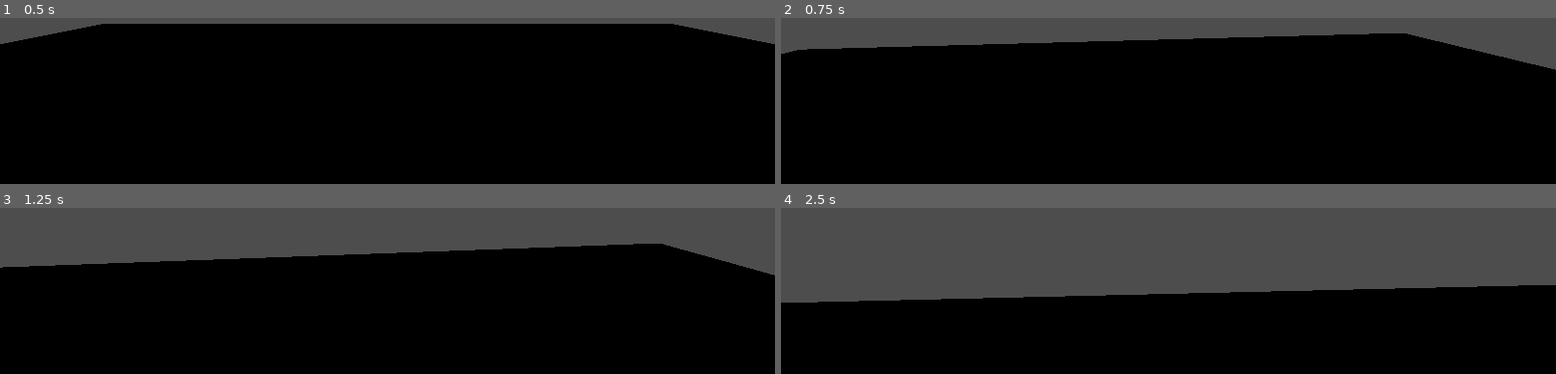
Above: before the commit, frames 1-4 (two rows, left to right).
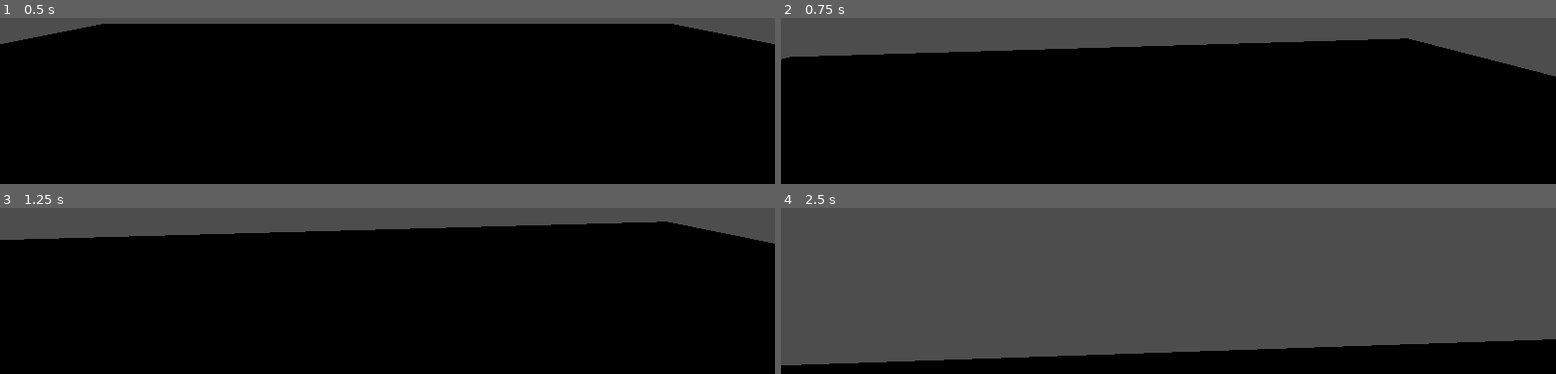
Above: after the commit, the same moments.

Repository: Volentie/The-Fractured-Codex
Game: Godot game, scene res://Scenes/main.tscn
The game is run twice, just before and just after one commit, with the same random seed, the same clock (stepped at 60 frames per second) and the same inputs.
Inputs (mouse positions are in pixels of both pictures, inside the frame that each line leads up to):
- Up to frame 1 (0.5 s): no input
- Up to frame 2 (0.75 s): tap Enter at 0.5 s; move the mouse to (outside the picture) at 0.52 s; hold W (move_forward) from 0.53 s (still down); tap Space (action_jump) at 0.6 s
- Up to frame 3 (1.25 s): keep holding W (move_forward); tap Space (action_jump) at 0.77, 1.07 s
- Up to frame 4 (2.5 s): keep holding W (move_forward); move the mouse to (outside the picture) at 1.27 s; tap Shift (speedmode_run) at 1.35 s; tap Space (action_jump) at 1.52, 1.55, 1.82, 2.1 s; move the mouse to (outside the picture) at 2.02 s

Frame 1 is identical in both runs. In frame 2, 3.7% of the frame differs, in the area x 0-100%, y 9-36%; in frame 3, 15%; in frame 4, 35%, in the area x 0-100%, y 46-95%.

Commit message:
✨Improve player movement: enhance ground and air control, adjust jump mechanics

Diff:
--- a/Scripts/Core/state_machine.gd
+++ b/Scripts/Core/state_machine.gd
@@ -16,4 +16,6 @@
 		current_state.enter()
 
 func get_cur_state_name() -> String:
-	return current_state.name
+	if current_state:
+		return current_state.name
+	return ""
--- a/Scripts/Dynamic/player.gd
+++ b/Scripts/Dynamic/player.gd
@@ -18,7 +18,6 @@
 const walk_speed: float = 3.0
 const jump_scale: float = 2.5
 const gravity_scale: float = 9.8
-const acceleration: float = 10.0
 
 # Variables
 var speed: float = walk_speed
@@ -79,17 +78,27 @@
 	if Input.is_action_just_released("speedmode_run"):
 		speed_mode.switch("Walk")
 
-	# Apply gravity and limit speed
-	if !is_on_floor():
-		velocity.y -= gravity_scale * delta
+	var dir_force: Vector3 = direction * speed
+	var force = Vector3(dir_force.x, velocity.y, dir_force.z)
 
-	# Move
-	var force = direction.normalized() * speed
-	velocity = lerp(velocity, Vector3(force.x, velocity.y, force.z), acceleration * delta)
+	# Ground logic
+	if is_on_floor():
+		# Handle ground movement
+		# If the player is moving, lerp faster to the new velocity
+		if direction.length() > 0:
+			velocity = lerp(velocity, force, 0.9)
+		# If not, lerp slower to 0
+		else:
+			velocity = lerp(velocity, force, 0.2)
 
-	# Jump
-	if is_on_floor() and Input.is_action_just_pressed("action_jump"):
-		velocity.y += (jump_scale * 100) * delta
+		# Jump
+		if Input.is_action_just_pressed("action_jump"):
+			velocity.y += (jump_scale * 150) * delta
+	else:
+		# Handle air movement (more like gliding)
+		velocity = lerp(velocity, force, 0.1)
+		# Apply gravity
+		velocity.y -= (gravity_scale * 2.5) * delta
 
 	# Handle energy state
 	if velocity.length() > 0:
